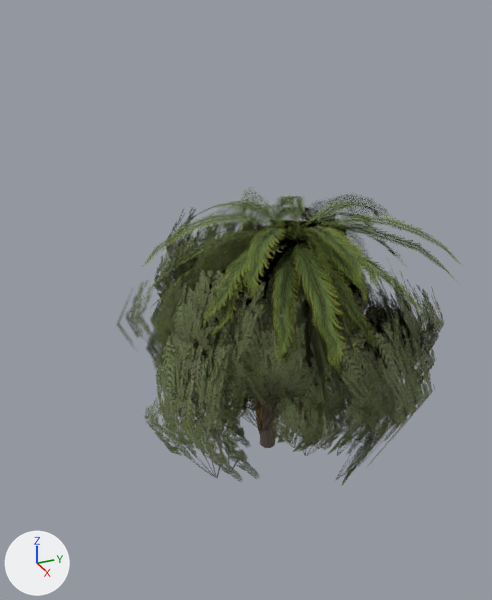
One commit to the glTF model art-source/models/processed/trees-arid.glb: the scene before it, then after it.
One viewpoint serves both versions: a camera (50 mm lens) standing at (1.045, -0.519, 0.849) and looking at (-0.003, -0.047, 0.324). The axes (+X, +Y, +Z) are drawn at lower left. The lights are the same throughout. The older version comes first. Where no turn or scale is listed for an object, it has been applied to the vertices. Vertices at exactly the same position are counted once.

The scene before the commit, as lines of its bpy script (objects in view):
```python
me_palm_far_tree = bpy.data.meshes.new('palm_far_tree')
me_palm_far_tree.from_pydata(...)  # 8 vertices, 4 faces; spans x -0.388..0.388, y -0.388..0.388, z 0.0..0.776
me_palm_far_tree.materials.append(mat_tree_kit_arid)  # picture img_trees_arid_atlas
me_palm_mid_tree = bpy.data.meshes.new('palm_mid_tree')
me_palm_mid_tree.from_pydata(...)  # 150 vertices, 168 faces; spans x -0.2..0.28, y -0.232..0.273, z -0.01..0.487
me_palm_mid_tree.materials.append(mat_tree_kit_arid)  # picture img_trees_arid_atlas
me_palm_tree = bpy.data.meshes.new('palm_tree')
me_palm_tree.from_pydata(...)  # 408 vertices, 416 faces; spans x -0.21..0.33, y -0.26..0.276, z -0.01..0.5
me_palm_tree.materials.append(mat_tree_kit_arid)  # picture img_trees_arid_atlas
me_tamarisk_tree = bpy.data.meshes.new('tamarisk_tree')
me_tamarisk_tree.from_pydata(...)  # 1776 vertices, 2064 faces; spans x -0.287..0.228, y -0.217..0.291, z -0.015..0.5
me_tamarisk_tree.materials.append(mat_tree_kit_arid)  # picture img_trees_arid_atlas
ob_palm_far_tree = bpy.data.objects.new('palm_far_tree', me_palm_far_tree)
ob_palm_far_tree.location = (0.0, 0.0, 0.0)
ob_palm_mid_tree = bpy.data.objects.new('palm_mid_tree', me_palm_mid_tree)
ob_palm_mid_tree.location = (0.0, 0.0, 0.0)
ob_palm_tree = bpy.data.objects.new('palm_tree', me_palm_tree)
ob_palm_tree.location = (0.0, 0.0, 0.0)
ob_tamarisk_tree = bpy.data.objects.new('tamarisk_tree', me_tamarisk_tree)
ob_tamarisk_tree.location = (0.0, 0.0, 0.0)
# also in view: 'tamarisk_far_tree' at (0.0, 0.0, 0.346); 'tamarisk_mid_tree' at (-0.003, -0.01, 0.198)
```
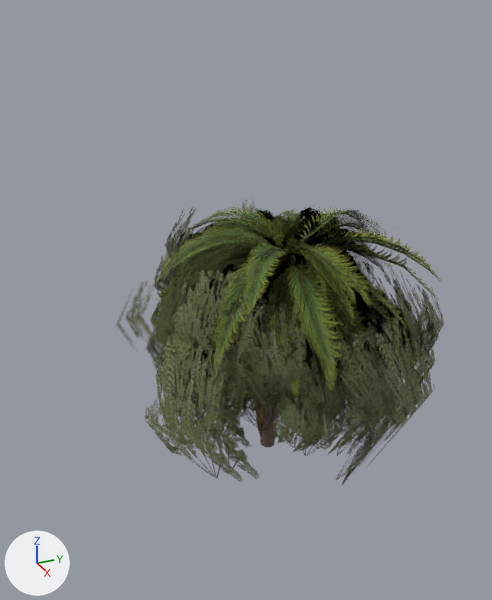
What differs and where, as boxes (x1, y1, x2, y2) in the pictures (492 x 600 px; the box of a moved part takes in the faces that stretch with it):
'palm_tree', reshaped (10% narrower)
    before: (144, 196, 462, 448)
    after: (156, 207, 441, 447)
'palm_mid_tree', reshaped (9% narrower, 7% shorter)
    before: (150, 207, 455, 448)
    after: (160, 223, 437, 447)
'palm_far_tree', rescaled (10% narrower, 8% shorter)
    before: (175, 189, 402, 439)
    after: (190, 205, 394, 436)
part 1 of me_palm_tree, moved or reshaped (mostly hidden)
    before: (260, 249, 300, 448)
    after: (260, 270, 290, 447)
part 2 of me_palm_tree, added (green)
    after: (156, 207, 441, 394)
part 3 of me_palm_tree, deleted (green)
    before: (144, 196, 462, 369)
part 5 of me_palm_mid_tree, added
    after: (160, 223, 437, 389)
part 6 of me_palm_mid_tree, deleted
    before: (150, 207, 455, 364)

The change, as a list of edits to the scene's bpy script:
```text
Change me_palm_tree:
    used by ob_palm_tree; location = (0.0, 0.0, 0.0)
    remove me_palm_tree.from_pydata(...)  # 408 vertices, 416 faces; spans x -0.21..0.33, y -0.26..0.276, z -0.01..0.5
    add me_palm_tree.from_pydata(...)  # 753 vertices, 944 faces; spans x -0.194..0.305, y -0.24..0.265, z -0.009..0.5
    me_palm_tree part 1: the loose piece of 72 vertices spanning x -0.016..0.061, y -0.017..0.036, z -0.01..0.454 is scaled about the mesh origin by 0.92
    me_palm_tree part 2: a new loose piece of 681 vertices spanning x -0.194..0.305, y -0.24..0.265, z 0.226..0.5, in mat_tree_kit_arid (picture img_trees_arid_atlas)
    me_palm_tree part 3: 336 vertices removed from x -0.21..0.33, y -0.26..0.276, z 0.255..0.5
Change me_palm_far_tree:
    used by ob_palm_far_tree; location = (0.0, 0.0, 0.0)
    remove me_palm_far_tree.from_pydata(...)  # 8 vertices, 4 faces; spans x -0.388..0.388, y -0.388..0.388, z 0.0..0.776
    add me_palm_far_tree.from_pydata(...)  # 8 vertices, 4 faces; spans x -0.365..0.365, y -0.365..0.365, z 0.0..0.73
    me_palm_far_tree part 4: the whole mesh is scaled about the mesh origin by 0.941
Change me_palm_mid_tree:
    used by ob_palm_mid_tree; location = (0.0, 0.0, 0.0)
    remove me_palm_mid_tree.from_pydata(...)  # 150 vertices, 168 faces; spans x -0.2..0.28, y -0.232..0.273, z -0.01..0.487
    add me_palm_mid_tree.from_pydata(...)  # 242 vertices, 300 faces; spans x -0.186..0.297, y -0.237..0.256, z -0.009..0.479
    me_palm_mid_tree part 5: a new loose piece of 188 vertices spanning x -0.186..0.297, y -0.237..0.256, z 0.225..0.479, in mat_tree_kit_arid (picture img_trees_arid_atlas)
    me_palm_mid_tree part 6
    96 vertices are removed from x -0.2..0.28, y -0.232..0.273, z 0.25..0.487
    72 faces are deleted
    other edits to the shape of me_palm_mid_tree do not show in these pictures
```
